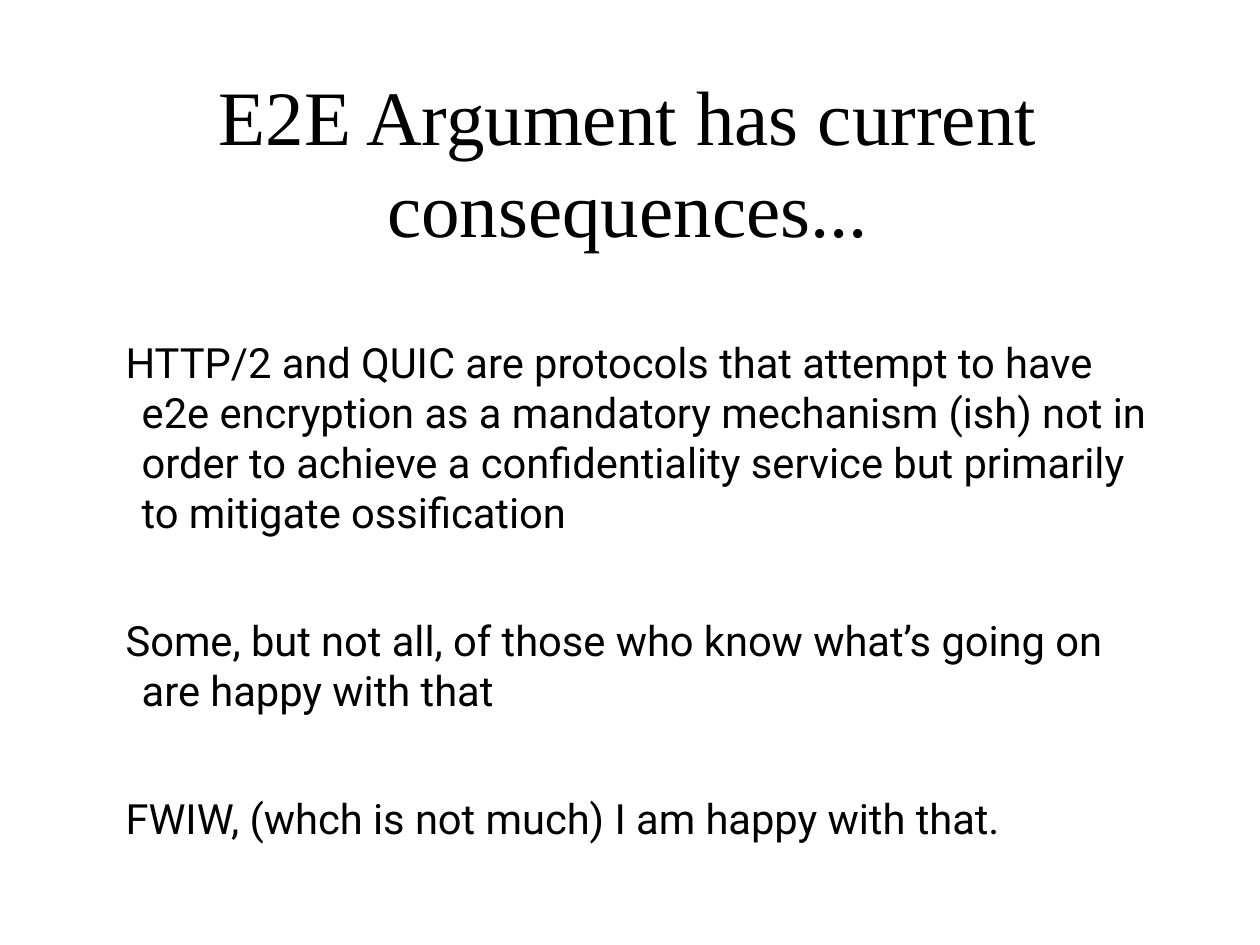
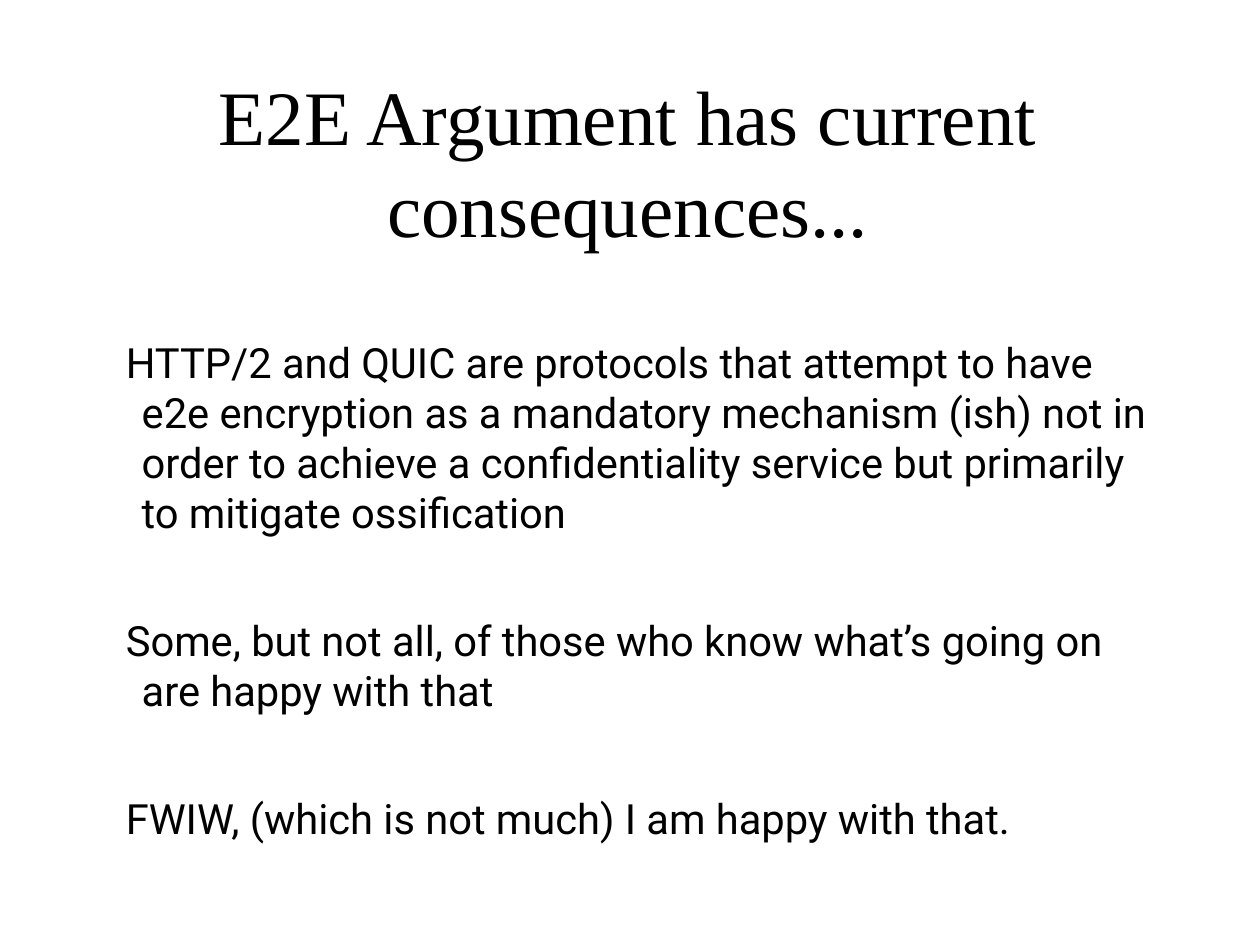
Before and after one commit to sftcd/cs7053, a slide deck: slide 35 of 2016lectures/02-concepts.ppt. Drawn at 1260x945 pixels with LibreOffice and Linux fonts; fonts in the diff are those of the drawing. Boxes give left, top, right and bottom in pixels: in the first picture for what was removed or moved away, otherwise in the second. Text is boxed around its words. In the diff, an @@ line names an element or a change of style, - is before the commit and + after.

```diff
--- a/2016lectures/02-concepts.ppt
+++ b/2016lectures/02-concepts.ppt
@@ text at (x1=126, y1=801, x2=1010, y2=844): text changed @@
-FWIW, (whch is not much) I am happy with that.
+FWIW, (which is not much) I am happy with that.
```
Also in this commit, not shown: 7 other slides changed, 1 slide added, 1 slide removed, 1 other file.
